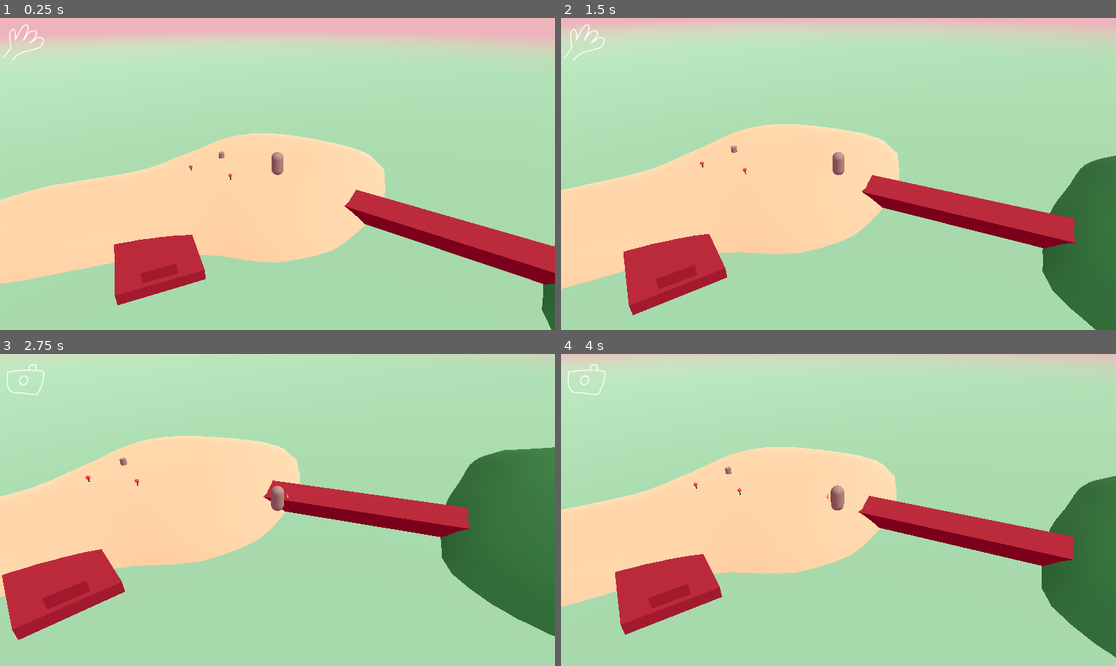
Above: before the commit, frames 1-4 (two rows, left to right).
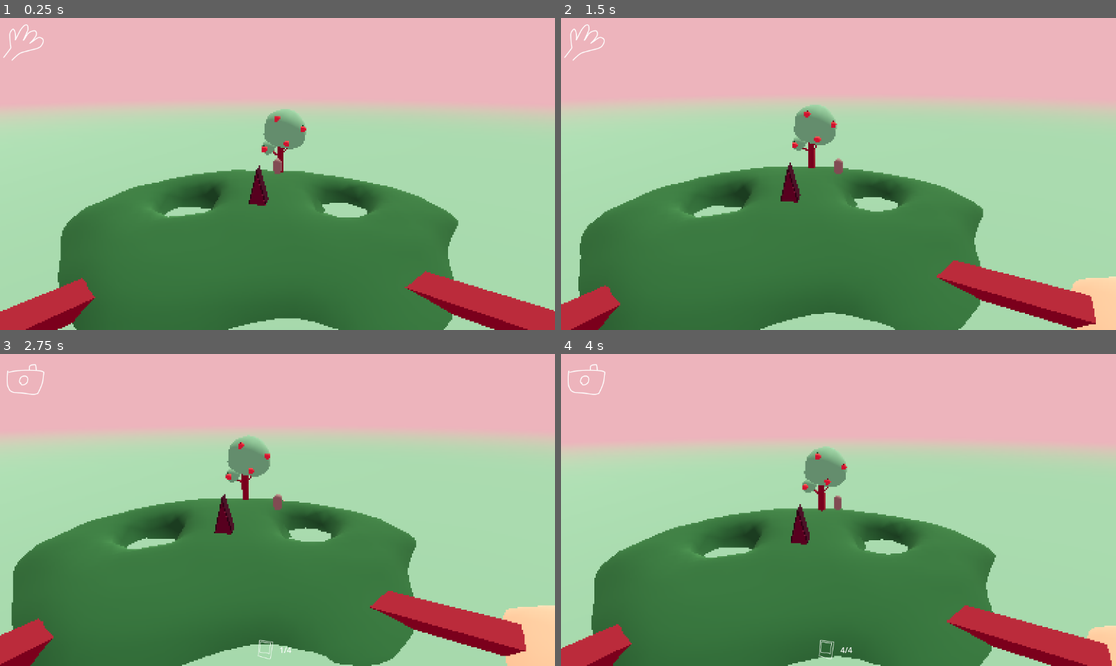
Above: after the commit, the same moments.

Repository: eumsmo/jogo-ilha
Game: Godot game, scene res://game_holder.tscn
Same seed, same stepped clock (60 frames per second), same inputs: the game is played once before the commit and once after it. Before the commit the project starts from res://jogo.tscn.
Inputs:
- Up to frame 1 (0.25 s): no input
- Up to frame 2 (1.5 s): tap Enter (ui_accept) at 0.5 s; hold D (right) 0.53-1.28 s; hold Enter (ui_accept) 0.53-1.28 s; hold S (down) from 1.28 s (still down); tap E (interact) at 1.35 s
- Up to frame 3 (2.75 s): tap Enter (ui_accept) at 1.52, 1.55, 1.82, 2.3 s; release S (down) at 2.03 s; hold D (right) from 2.03 s (still down); hold Tab (switch) from 2.03 s (still down)
- Up to frame 4 (4 s): release D (right) at 2.78 s; release Tab (switch) at 2.78 s; hold W (up) 2.78-3.53 s; tap Enter (ui_accept) at 2.85, 3.02, 3.32, 3.77, 3.8 s; hold A (left) from 3.53 s (still down); hold E (interact) from 3.53 s (still down)

The runs differ from the first frame. In frame 1, 70% of the frame differs, in the area x 0-100%, y 6-100%; in frame 2, 76%; in frame 3, 87%, in the area x 0-100%, y 0-100%; in frame 4, 85%.

Commit message:
👾 Pixel e fotos
- Teste com "pixel shader"
- Câmera integrada com o sistema de inventário

Diff:
--- a/cenas/creature/creature_demands.gd
+++ b/cenas/creature/creature_demands.gd
@@ -1,3 +1,5 @@
 extends Node
 
 @export var demands: Array[Demand]
+
+signal on_new_demand(demand: Demand)
--- a/cenas/creature/creatures_eye.gd
+++ b/cenas/creature/creatures_eye.gd
@@ -9,7 +9,6 @@
 @export var bottom_ref: Node3D
 @export var start_closing_dist: float = 23.0
 @export var closest_dist: float = 13.0
-
 
 func _physics_process(_delta: float) -> void:
 	cam.look_at(victim.position)
--- a/cenas/the_victim.gd
+++ b/cenas/the_victim.gd
@@ -13,6 +13,10 @@
 
 var on_hand: HandTool
 @export var tools_holder: Node3D
+
+@export var camera: HandTool
+@export var fishing_rod: HandTool
+@export var hands: HandTool
 
 
 # Interactable
@@ -33,7 +37,7 @@
 
 func _input(event: InputEvent) -> void:
 	if event.is_action_pressed("ui_accept"):
-		on_hand.use_tool()
+		on_hand.use_tool(self)
 
 	if event.is_action_pressed("switch"):
 		switch_hand_tool()
--- a/cenas/the_victim.tscn
+++ b/cenas/the_victim.tscn
@@ -8,6 +8,7 @@
 [ext_resource type="Script" uid="uid://xbqavrhimxwa" path="res://cenas/victim/hand_tool.gd" id="4_2uvyr"]
 [ext_resource type="PackedScene" uid="uid://c54yfrjld5c6b" path="res://recursos/models/itens/vara_pesca.fbx" id="4_w1wq2"]
 [ext_resource type="Texture2D" uid="uid://c01caihepf70m" path="res://recursos/sprites/cam.png" id="5_k6mmk"]
+[ext_resource type="Resource" uid="uid://dd4pigl04vkpc" path="res://items/photo.tres" id="5_lysed"]
 [ext_resource type="Script" uid="uid://cskga41wg3d7l" path="res://cenas/victim/fishing_rod.gd" id="5_sud1n"]
 [ext_resource type="Texture2D" uid="uid://cwk58bp5xc0d0" path="res://recursos/sprites/fishing.png" id="8_k6mmk"]
 
@@ -18,10 +19,13 @@
 [sub_resource type="SphereShape3D" id="SphereShape3D_s7l8g"]
 radius = 1.5
 
-[node name="TheVictim" type="CharacterBody3D" unique_id=762061992 node_paths=PackedStringArray("inventory", "tools_holder", "shape_cast")]
+[node name="TheVictim" type="CharacterBody3D" unique_id=762061992 node_paths=PackedStringArray("inventory", "tools_holder", "camera", "fishing_rod", "hands", "shape_cast")]
 script = ExtResource("1_s7l8g")
 inventory = NodePath("Inventory")
 tools_holder = NodePath("Body/NasMoes")
+camera = NodePath("Body/NasMoes/Camera")
+fishing_rod = NodePath("Body/NasMoes/VaraDePesca")
+hands = NodePath("Body/NasMoes/Moes")
 shape_cast = NodePath("ShapeCast3D")
 
 [node name="Body" type="Node3D" parent="." unique_id=532842855]
@@ -41,6 +45,7 @@
 [node name="Camera" type="Node3D" parent="Body/NasMoes" unique_id=1049223435 node_paths=PackedStringArray("camera", "camera_viewpoint")]
 visible = false
 script = ExtResource("2_3j8e3")
+photo_item = ExtResource("5_lysed")
 camera = NodePath("Control/SubViewportContainer/SubViewport/Camera3D")
 camera_viewpoint = NodePath("CameraViewPoint")
 available = true
@@ -67,12 +72,14 @@
 size_flags_vertical = 3
 
 [node name="SubViewportContainer" type="SubViewportContainer" parent="Body/NasMoes/Camera/Control" unique_id=1907996473]
+texture_filter = 1
 layout_mode = 1
 anchors_preset = 15
 anchor_right = 1.0
 anchor_bottom = 1.0
 grow_horizontal = 2
 grow_vertical = 2
+stretch_shrink = 3
 
 [node name="SubViewport" type="SubViewport" parent="Body/NasMoes/Camera/Control/SubViewportContainer" unique_id=1167095173]
 handle_input_locally = false
--- a/cenas/victim/camera.gd
+++ b/cenas/victim/camera.gd
@@ -1,24 +1,43 @@
 extends HandTool
+
+@export var photos_per_camera: int = 4
+@export var photo_item: Item
+
 
 @export var camera: Camera3D
 @export var camera_viewpoint: Node3D
 var viewport: Viewport
+
+var resize_by = 3.0
+
+var photos: Array[Image]
 
 func _ready() -> void:
 	viewport = camera.get_viewport()
 	viewport.world_3d = get_viewport().world_3d
 	camera.current = false
 
-func use_tool() -> void:
-	take_picture()
+func use_tool(victim: TheVictim) -> void:
+	var count = len(photos)
 
-func take_picture() -> void:
+	if count >= photos_per_camera:
+		return
+
+	var img = await take_picture()
+
+	img.save_png("user://img_{0}.png".format([count]))
+	photos.append(img)
+	victim.inventory.add_item(photo_item, 1)
+
+func take_picture() -> Image:
 	camera.current = true
 	camera.global_position = camera_viewpoint.global_position
 	camera.global_rotation = camera_viewpoint.global_rotation
 
 	await RenderingServer.frame_post_draw
 	var img: Image = viewport.get_texture().get_image()
-	img.save_png("user://teste.png")
+	img.resize(img.get_width()/resize_by, img.get_height()/resize_by, Image.INTERPOLATE_NEAREST)
+	img.resize(img.get_width()*resize_by, img.get_height()*resize_by, Image.INTERPOLATE_NEAREST)
 	camera.current = false
-	print(img)
+
+	return img
--- a/cenas/victim/fishing_rod.gd
+++ b/cenas/victim/fishing_rod.gd
@@ -1,5 +1,5 @@
 extends HandTool
 
 
-func use_tool() -> void:
+func use_tool(_victim: TheVictim) -> void:
 	pass
--- a/cenas/victim/hand_tool.gd
+++ b/cenas/victim/hand_tool.gd
@@ -4,5 +4,5 @@
 @export var available: bool
 @export var img: CompressedTexture2D
 
-func use_tool() -> void:
+func use_tool(_victim: TheVictim) -> void:
 	pass
--- /dev/null
+++ b/game_holder.tscn
@@ -0,0 +1,165 @@
+[gd_scene format=3 uid="uid://nihc5wbm4o5k"]
+
+[ext_resource type="PackedScene" uid="uid://c3jrfqbwsjslo" path="res://jogo.tscn" id="1_j160m"]
+[ext_resource type="Script" uid="uid://bxcjjme8q0erw" path="res://scripts/inventory_ui.gd" id="2_dc7qk"]
+[ext_resource type="PackedScene" uid="uid://c03b32i2i2kdi" path="res://cenas/ui/slot_de_inventario.tscn" id="3_sph1n"]
+[ext_resource type="Texture2D" uid="uid://h4bxi237oj3w" path="res://recursos/sprites/hand.png" id="4_ggsbl"]
+[ext_resource type="Texture2D" uid="uid://ccgnepiysvidp" path="res://recursos/sprites/circle.png" id="5_y78qc"]
+
+[node name="GameHolder" type="Control" unique_id=631920395]
+layout_mode = 3
+anchors_preset = 15
+anchor_right = 1.0
+anchor_bottom = 1.0
+grow_horizontal = 2
+grow_vertical = 2
+
+[node name="SubViewportContainer" type="SubViewportContainer" parent="." unique_id=1146658279]
+texture_filter = 1
+layout_mode = 1
+anchors_preset = 15
+anchor_right = 1.0
+anchor_bottom = 1.0
+grow_horizontal = 2
+grow_vertical = 2
+stretch = true
+stretch_shrink = 3
+
+[node name="SubViewport" type="SubViewport" parent="SubViewportContainer" unique_id=1498225757]
+handle_input_locally = false
+size = Vector2i(384, 216)
+render_target_update_mode = 4
+
+[node name="Game" parent="SubViewportContainer/SubViewport" unique_id=1206501729 instance=ExtResource("1_j160m")]
+
+[node name="UI" type="Control" parent="." unique_id=100585977]
+layout_mode = 1
+anchors_preset = 15
+anchor_right = 1.0
+anchor_bottom = 1.0
+grow_horizontal = 2
+grow_vertical = 2
+
+[node name="Inventory" type="MarginContainer" parent="UI" unique_id=350255185 node_paths=PackedStringArray("slots_holder", "on_hand")]
+layout_mode = 1
+anchors_preset = 7
+anchor_left = 0.5
+anchor_top = 1.0
+anchor_right = 0.5
+anchor_bottom = 1.0
+offset_left = -20.0
+offset_top = -40.0
+offset_right = 20.0
+grow_horizontal = 2
+grow_vertical = 0
+theme_override_constants/margin_bottom = 8
+script = ExtResource("2_dc7qk")
+slot_scene = ExtResource("3_sph1n")
+slots_holder = NodePath("HBoxContainer")
+on_hand = NodePath("../HandSlot/TextureRect")
+
+[node name="HBoxContainer" type="HBoxContainer" parent="UI/Inventory" unique_id=1040851708]
+layout_mode = 2
+alignment = 1
+
+[node name="HandSlot" type="MarginContainer" parent="UI" unique_id=238290463]
+layout_mode = 0
+offset_right = 40.0
+offset_bottom = 40.0
+
+[node name="TextureRect" type="TextureRect" parent="UI/HandSlot" unique_id=1559862365]
+custom_minimum_size = Vector2(100, 100)
+layout_mode = 2
+texture = ExtResource("4_ggsbl")
+expand_mode = 1
+stretch_mode = 5
+
+[node name="Precision" type="Control" parent="UI" unique_id=978222195]
+layout_mode = 1
+anchors_preset = 7
+anchor_left = 0.5
+anchor_top = 1.0
+anchor_right = 0.5
+anchor_bottom = 1.0
+offset_left = -163.5
+offset_top = -327.0
+offset_right = 163.5
+grow_horizontal = 2
+grow_vertical = 0
+
+[node name="Circle" type="Control" parent="UI/Precision" unique_id=527407406]
+visible = false
+modulate = Color(1, 1, 1, 0.39215687)
+layout_mode = 1
+anchors_preset = 8
+anchor_left = 0.5
+anchor_top = 0.5
+anchor_right = 0.5
+anchor_bottom = 0.5
+offset_left = -50.0
+offset_top = -50.0
+offset_right = 50.0
+offset_bottom = 50.0
+grow_horizontal = 2
+grow_vertical = 2
+scale = Vector2(1.9999986, 1.9999986)
+pivot_offset_ratio = Vector2(0.5, 0.5)
+
+[node name="TextureRect" type="TextureRect" parent="UI/Precision/Circle" unique_id=1300927307]
+layout_mode = 1
+anchors_preset = 15
+anchor_right = 1.0
+anchor_bottom = 1.0
+grow_horizontal = 2
+grow_vertical = 2
+texture = ExtResource("5_y78qc")
+expand_mode = 1
+stretch_mode = 5
+
+[node name="Circle2" type="Control" parent="UI/Precision" unique_id=2083346908]
+visible = false
+modulate = Color(1, 1, 1, 0.19607843)
+layout_mode = 1
+anchors_preset = 8
+anchor_left = 0.5
+anchor_top = 0.5
+anchor_right = 0.5
+anchor_bottom = 0.5
+offset_left = -50.0
+offset_top = -50.0
+offset_right = 50.0
+offset_bottom = 50.0
+grow_horizontal = 2
+grow_vertical = 2
+scale = Vector2(3.6399999, 3.6399999)
+pivot_offset_ratio = Vector2(0.5, 0.5)
+
+[node name="TextureRect" type="TextureRect" parent="UI/Precision/Circle2" unique_id=2116300696]
+layout_mode = 1
+anchors_preset = 15
+anchor_right = 1.0
+anchor_bottom = 1.0
+grow_horizontal = 2
+grow_vertical = 2
+texture = ExtResource("5_y78qc")
+expand_mode = 1
+stretch_mode = 5
+
+[node name="List" type="MarginContainer" parent="UI" unique_id=1153218748]
+visible = false
+layout_mode = 1
+anchors_preset = 1
+anchor_left = 1.0
+anchor_right = 1.0
+offset_left = -40.0
+offset_bottom = 40.0
+grow_horizontal = 0
+theme_override_constants/margin_top = 4
+theme_override_constants/margin_right = 4
+
+[node name="VBoxContainer" type="VBoxContainer" parent="UI/List" unique_id=378548820]
+layout_mode = 2
+
+[node name="Label" type="Label" parent="UI/List/VBoxContainer" unique_id=179601193]
+layout_mode = 2
+text = "1. Traga frutas ao altar"
--- a/items/photo.tres
+++ b/items/photo.tres
@@ -6,4 +6,5 @@
 [resource]
 script = ExtResource("2_xcfwj")
 img = ExtResource("1_o6vjg")
+max_quant = 4
 metadata/_custom_type_script = "uid://sledefw12tar"
--- a/jogo.tscn
+++ b/jogo.tscn
@@ -14,11 +14,9 @@
 [ext_resource type="Script" uid="uid://dwigjcvo2jsan" path="res://cenas/creature/creature_demands.gd" id="9_qlqx7"]
 [ext_resource type="Script" uid="uid://bhxcormw418t5" path="res://cenas/creature/demand.gd" id="10_dwd3o"]
 [ext_resource type="Script" uid="uid://c5nru43e0eiis" path="res://cenas/creature/item_quant.gd" id="11_0ebkc"]
-[ext_resource type="PackedScene" uid="uid://c03b32i2i2kdi" path="res://cenas/ui/slot_de_inventario.tscn" id="12_7rhuj"]
 [ext_resource type="Resource" uid="uid://chvf63nkceeph" path="res://items/fruit.tres" id="12_dwd3o"]
-[ext_resource type="Script" uid="uid://bxcjjme8q0erw" path="res://scripts/inventory_ui.gd" id="12_msvki"]
 [ext_resource type="Resource" uid="uid://dkcxnyv08ip06" path="res://items/flower.tres" id="13_0ebkc"]
-[ext_resource type="Texture2D" uid="uid://h4bxi237oj3w" path="res://recursos/sprites/hand.png" id="13_2ka1p"]
+[ext_resource type="PackedScene" uid="uid://cbfuwnuqkufwx" path="res://recursos/models/natureza/arvore.tscn" id="17_qlqx7"]
 
 [sub_resource type="CylinderMesh" id="CylinderMesh_8c340"]
 top_radius = 0.25
@@ -440,7 +438,7 @@
 shape = SubResource("CylinderShape3D_qn35j")
 
 [node name="TheVictim" parent="." unique_id=762061992 node_paths=PackedStringArray("center") instance=ExtResource("1_kxg5b")]
-transform = Transform3D(1, 0, 0, 0, 1, 0, 0, 0, 1, 19.912954, 2.6675053, -9.308842)
+transform = Transform3D(1, 0, 0, 0, 1, 0, 0, 0, 1, 21.468973, 2.9158435, 36.08899)
 center = NodePath("../TheCreature/Eye/Camera3D")
 
 [node name="Node3D" type="Node3D" parent="." unique_id=414156041]
@@ -464,137 +462,8 @@
 text = "E"
 font_size = 180
 
-[node name="UI" type="Control" parent="." unique_id=674148071]
-layout_mode = 3
-anchors_preset = 15
-anchor_right = 1.0
-anchor_bottom = 1.0
-grow_horizontal = 2
-grow_vertical = 2
-
-[node name="Inventory" type="MarginContainer" parent="UI" unique_id=133821994 node_paths=PackedStringArray("slots_holder", "on_hand")]
-layout_mode = 1
-anchors_preset = 7
-anchor_left = 0.5
-anchor_top = 1.0
-anchor_right = 0.5
-anchor_bottom = 1.0
-offset_left = -20.0
-offset_top = -40.0
-offset_right = 20.0
-grow_horizontal = 2
-grow_vertical = 0
-theme_override_constants/margin_bottom = 8
-script = ExtResource("12_msvki")
-slot_scene = ExtResource("12_7rhuj")
-slots_holder = NodePath("HBoxContainer")
-on_hand = NodePath("../HandSlot/TextureRect")
-
-[node name="HBoxContainer" type="HBoxContainer" parent="UI/Inventory" unique_id=893122151]
-layout_mode = 2
-alignment = 1
-
-[node name="HandSlot" type="MarginContainer" parent="UI" unique_id=1813799541]
-layout_mode = 0
-offset_right = 40.0
-offset_bottom = 40.0
-
-[node name="TextureRect" type="TextureRect" parent="UI/HandSlot" unique_id=946541786]
-custom_minimum_size = Vector2(100, 100)
-layout_mode = 2
-texture = ExtResource("13_2ka1p")
-expand_mode = 1
-stretch_mode = 5
-
-[node name="Precision" type="Control" parent="UI" unique_id=841559245]
-layout_mode = 1
-anchors_preset = 7
-anchor_left = 0.5
-anchor_top = 1.0
-anchor_right = 0.5
-anchor_bottom = 1.0
-offset_left = -163.5
-offset_top = -327.0
-offset_right = 163.5
-grow_horizontal = 2
-grow_vertical = 0
-
-[node name="Circle" type="Control" parent="UI/Precision" unique_id=1703906482]
-visible = false
-modulate = Color(1, 1, 1, 0.39215687)
-layout_mode = 1
-anchors_preset = 8
-anchor_left = 0.5
-anchor_top = 0.5
-anchor_right = 0.5
-anchor_bottom = 0.5
-offset_left = -50.0
-offset_top = -50.0
-offset_right = 50.0
-offset_bottom = 50.0
-grow_horizontal = 2
-grow_vertical = 2
-scale = Vector2(1.9999986, 1.9999986)
-pivot_offset_ratio = Vector2(0.5, 0.5)
-
-[node name="TextureRect" type="TextureRect" parent="UI/Precision/Circle" unique_id=1116148445]
-layout_mode = 1
-anchors_preset = 15
-anchor_right = 1.0
-anchor_bottom = 1.0
-grow_horizontal = 2
-grow_vertical = 2
-texture = ExtResource("7_45nkh")
-expand_mode = 1
-stretch_mode = 5
-
-[node name="Circle2" type="Control" parent="UI/Precision" unique_id=2029710502]
-visible = false
-modulate = Color(1, 1, 1, 0.19607843)
-layout_mode = 1
-anchors_preset = 8
-anchor_left = 0.5
-anchor_top = 0.5
-anchor_right = 0.5
-anchor_bottom = 0.5
-offset_left = -50.0
-offset_top = -50.0
-offset_right = 50.0
-offset_bottom = 50.0
-grow_horizontal = 2
-grow_vertical = 2
-scale = Vector2(3.6399999, 3.6399999)
-pivot_offset_ratio = Vector2(0.5, 0.5)
-
-[node name="TextureRect" type="TextureRect" parent="UI/Precision/Circle2" unique_id=2107723342]
-layout_mode = 1
-anchors_preset = 15
-anchor_right = 1.0
-anchor_bottom = 1.0
-grow_horizontal = 2
-grow_vertical = 2
-texture = ExtResource("7_45nkh")
-expand_mode = 1
-stretch_mode = 5
-
-[node name="List" type="MarginContainer" parent="UI" unique_id=455917428]
-visible = false
-layout_mode = 1
-anchors_preset = 1
-anchor_left = 1.0
-anchor_right = 1.0
-offset_left = -40.0
-offset_bottom = 40.0
-grow_horizontal = 0
-theme_override_constants/margin_top = 4
-theme_override_constants/margin_right = 4
-
-[node name="VBoxContainer" type="VBoxContainer" parent="UI/List" unique_id=2009680132]
-layout_mode = 2
-
-[node name="Label" type="Label" parent="UI/List/VBoxContainer" unique_id=2007021685]
-layout_mode = 2
-text = "1. Traga frutas ao altar"
+[node name="Arvore" parent="." unique_id=829681782 instance=ExtResource("17_qlqx7")]
+transform = Transform3D(-0.7612441, 0, -0.64846534, 0, 1, 0, 0.64846534, 0, -0.7612441, 22.024565, 3.006779, 37.516384)
 
 [connection signal="screen_entered" from="TheBeach/Caverna/VisibleOnScreenNotifier3D" to="TheBeach/Caverna" method="fechar_porta"]
 [connection signal="screen_exited" from="TheBeach/Caverna/VisibleOnScreenNotifier3D" to="TheBeach/Caverna" method="abrir_porta"]
--- a/project.godot
+++ b/project.godot
@@ -12,7 +12,7 @@
 
 config/name="Jogo da Praia"
 config/description="Jogo produzido por Juan Vitor (Cebojuan) e Maria Fernanda (MaryLife) para a GameJam ComfyJam Summer 2026 (https://itch.io/jam/comfy-jam-summer-2026) com o tema \"The Instructions are a lie\"."
-run/main_scene="uid://c3jrfqbwsjslo"
+run/main_scene="uid://nihc5wbm4o5k"
 config/features=PackedStringArray("4.6", "GL Compatibility")
 config/icon="res://icon.svg"
 
--- a/recursos/models/natureza/arvore.tscn
+++ b/recursos/models/natureza/arvore.tscn
@@ -1,7 +1,35 @@
 [gd_scene format=3 uid="uid://cbfuwnuqkufwx"]
 
 [ext_resource type="PackedScene" uid="uid://b1x1cf45fnkv" path="res://recursos/models/natureza/arvore.fbx" id="1_ihv04"]
+[ext_resource type="PackedScene" uid="uid://bdygvn6ffhgvg" path="res://recursos/models/natureza/maca.tscn" id="2_jkvli"]
 
 [node name="Arvore" type="Node3D" unique_id=829681782]
 
 [node name="arvore" parent="." unique_id=639062356 instance=ExtResource("1_ihv04")]
+transform = Transform3D(5, 0, 0, 0, 5, 0, 0, 0, 5, 0, 0, 0)
+
+[node name="MacasPoint" type="Node3D" parent="." unique_id=779835397]
+
+[node name="Marker3D" type="Marker3D" parent="MacasPoint" unique_id=315763573]
+transform = Transform3D(1, 0, 0, 0, 1, 0, 0, 0, 1, 0.5291608, 3.8234153, 2.3932793)
+
+[node name="Maca" parent="MacasPoint/Marker3D" unique_id=1644423440 instance=ExtResource("2_jkvli")]
+transform = Transform3D(5, 0, 0, 0, 5, 0, 0, 0, 5, 0, 0, 0)
+
+[node name="Marker3D2" type="Marker3D" parent="MacasPoint" unique_id=913214052]
+transform = Transform3D(1, 0, 0, 0, 1, 0, 0, 0, 1, 2.6113822, 5.459447, 1.6586702)
+
+[node name="Maca" parent="MacasPoint/Marker3D2" unique_id=1711547948 instance=ExtResource("2_jkvli")]
+transform = Transform3D(5, 0, 0, 0, 5, 0, 0, 0, 5, 0, 0, 0)
+
+[node name="Marker3D3" type="Marker3D" parent="MacasPoint" unique_id=177198056]
+transform = Transform3D(1, 0, 0, 0, 1, 0, 0, 0, 1, -0.5458348, 6.7980185, 1.7017024)
+
+[node name="Maca" parent="MacasPoint/Marker3D3" unique_id=1332182570 instance=ExtResource("2_jkvli")]
+transform = Transform3D(5, 0, 0, 0, 5, 0, 0, 0, 5, 0, 0, 0)
+
+[node name="Marker3D4" type="Marker3D" parent="MacasPoint" unique_id=664146255]
+transform = Transform3D(1, 0, 0, 0, 1, 0, 0, 0, 1, -2.1396236, 2.8950136, 0.8677175)
+
+[node name="Maca" parent="MacasPoint/Marker3D4" unique_id=1865543368 instance=ExtResource("2_jkvli")]
+transform = Transform3D(5, 0, 0, 0, 5, 0, 0, 0, 5, 0, 0, 0)
--- a/recursos/models/natureza/maca.tscn
+++ b/recursos/models/natureza/maca.tscn
@@ -5,3 +5,4 @@
 [node name="Maca" type="Node3D" unique_id=1644423440]
 
 [node name="maca" parent="." unique_id=688026923 instance=ExtResource("1_pogy2")]
+transform = Transform3D(2, 0, 0, 0, 2, 0, 0, 0, 2, 0, 0, 0)
